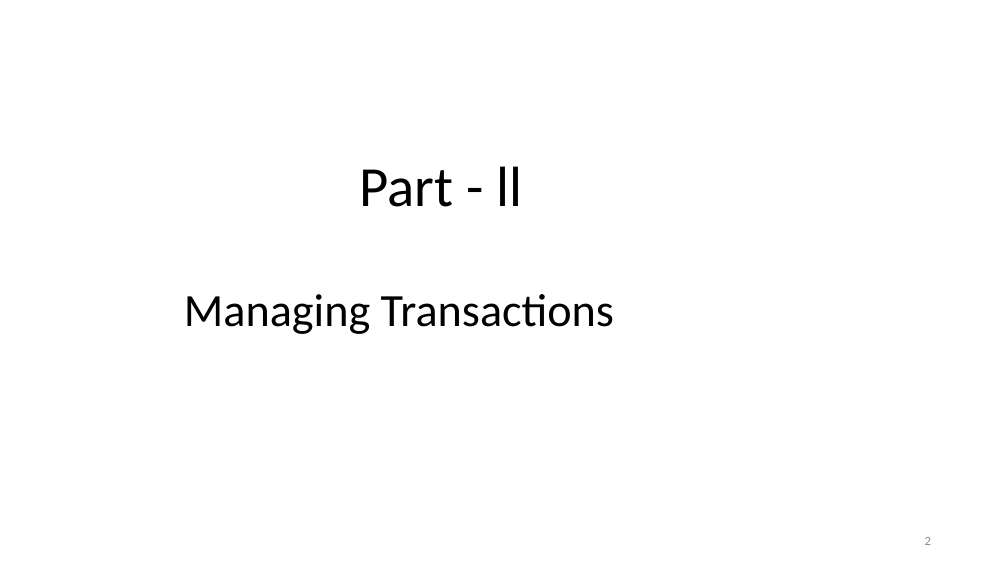
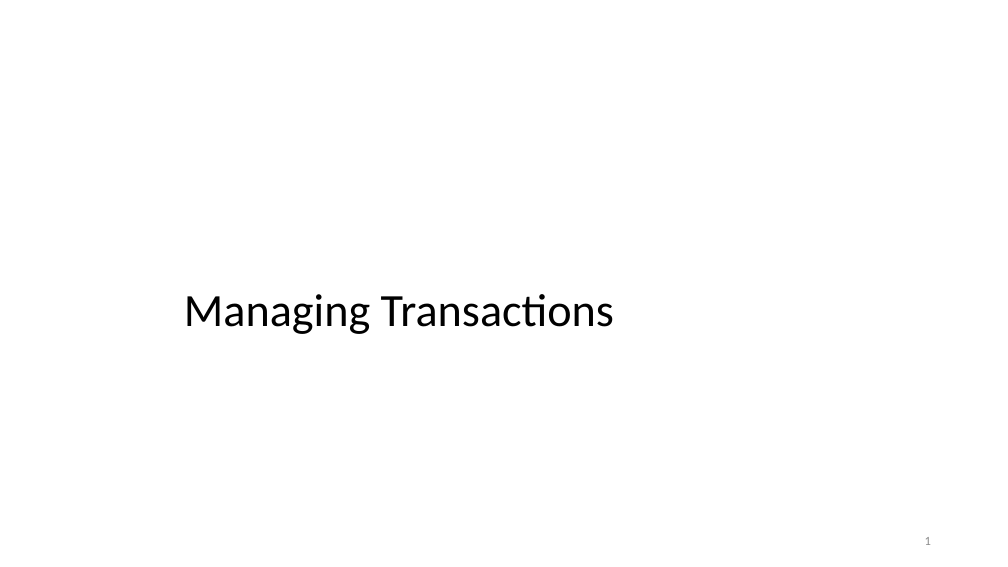
Before and after one commit to nashurgessa/DB-practices, a slide deck: slide 1 of Slides/transaction.pptx (slide 2 before the commit). Drawn at 1008x567 pixels with LibreOffice and Linux fonts; fonts in the diff are those of the drawing. Boxes give left, top, right and bottom in pixels: in the first picture for what was removed or moved away, otherwise in the second. Text is boxed around its words. In the diff, an @@ line names an element or a change of style, - is before the commit and + after.

```diff
--- a/Slides/transaction.pptx
+++ b/Slides/transaction.pptx
@@ text removed at [359,166,522,207] @@
-Part - ll
```
Also in this commit, not shown: 13 other slides changed, 1 slide removed, 1 other file.
